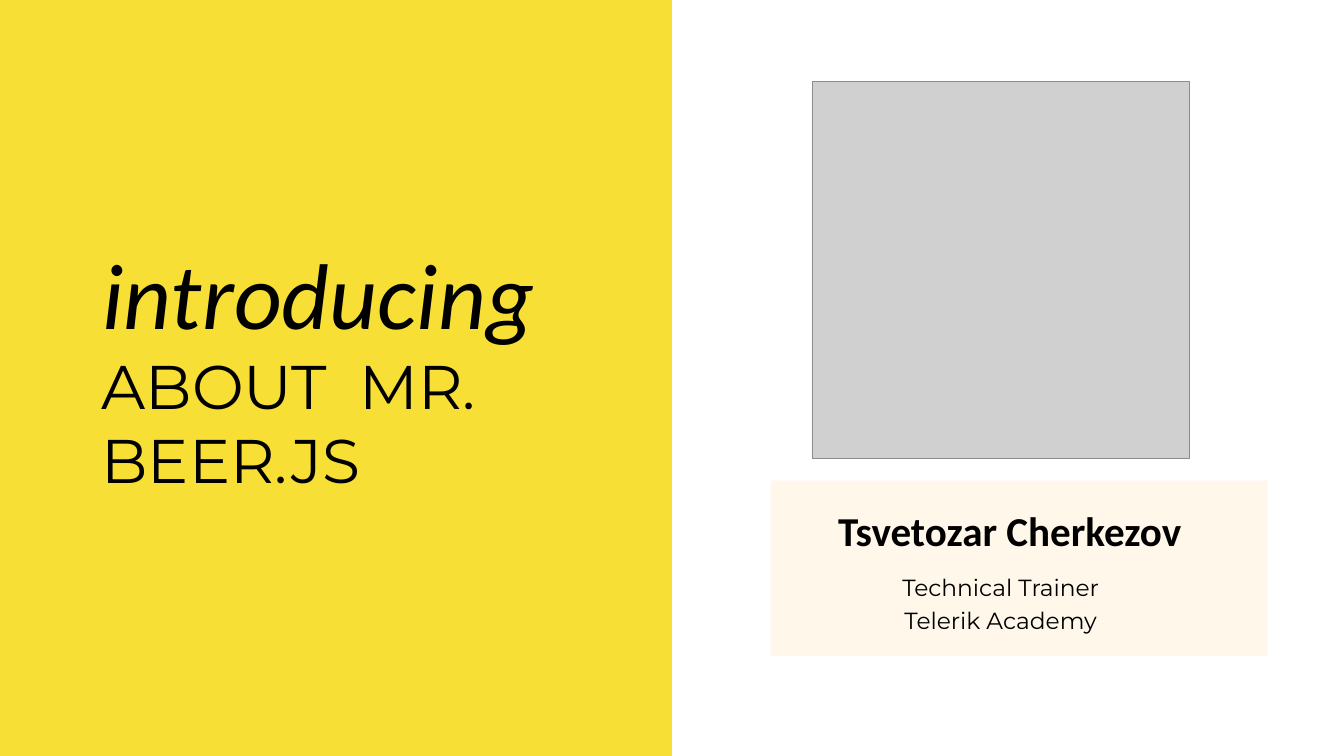
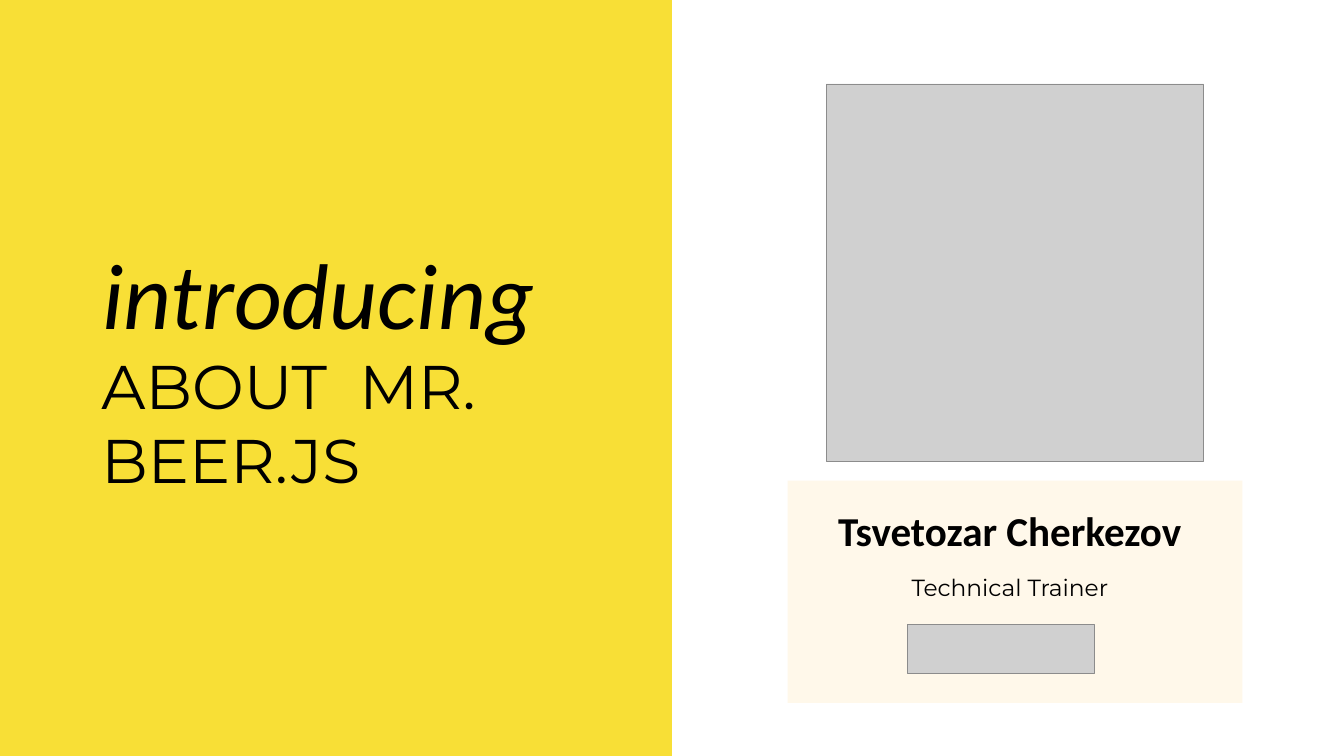
Before and after one commit to TelerikAcademy/ioc-demo, a slide deck: slide 2 of Inversion of Control.pptx. Drawn at 1344x756 pixels with LibreOffice and Linux fonts; fonts in the diff are those of the drawing; grey boxes stand for pictures. Boxes give left, top, right and bottom in pixels: in the first picture for what was removed or moved away, otherwise in the second. Text is boxed around its words. In the diff, an @@ line names an element or a change of style, - is before the commit and + after.

```diff
--- a/Inversion of Control.pptx
+++ b/Inversion of Control.pptx
@@ picture moved from (x1=812, y1=81, x2=1189, y2=459) to (x1=827, y1=84, x2=1204, y2=462) @@
@@ freeform shape resized from (x1=771, y1=480, x2=1267, y2=656) to (x1=788, y1=480, x2=1243, y2=702) @@
@@ text "Technical Trainer" moved from (x1=902, y1=578, x2=1099, y2=634) to (x1=912, y1=578, x2=1109, y2=596) @@
@@ text at (x1=904, y1=611, x2=1096, y2=634): paragraph removed @@
-Telerik Academy
@@ picture added at (x1=907, y1=624, x2=1094, y2=673) @@
```
Also in this commit, not shown: 1 other slide changed.
